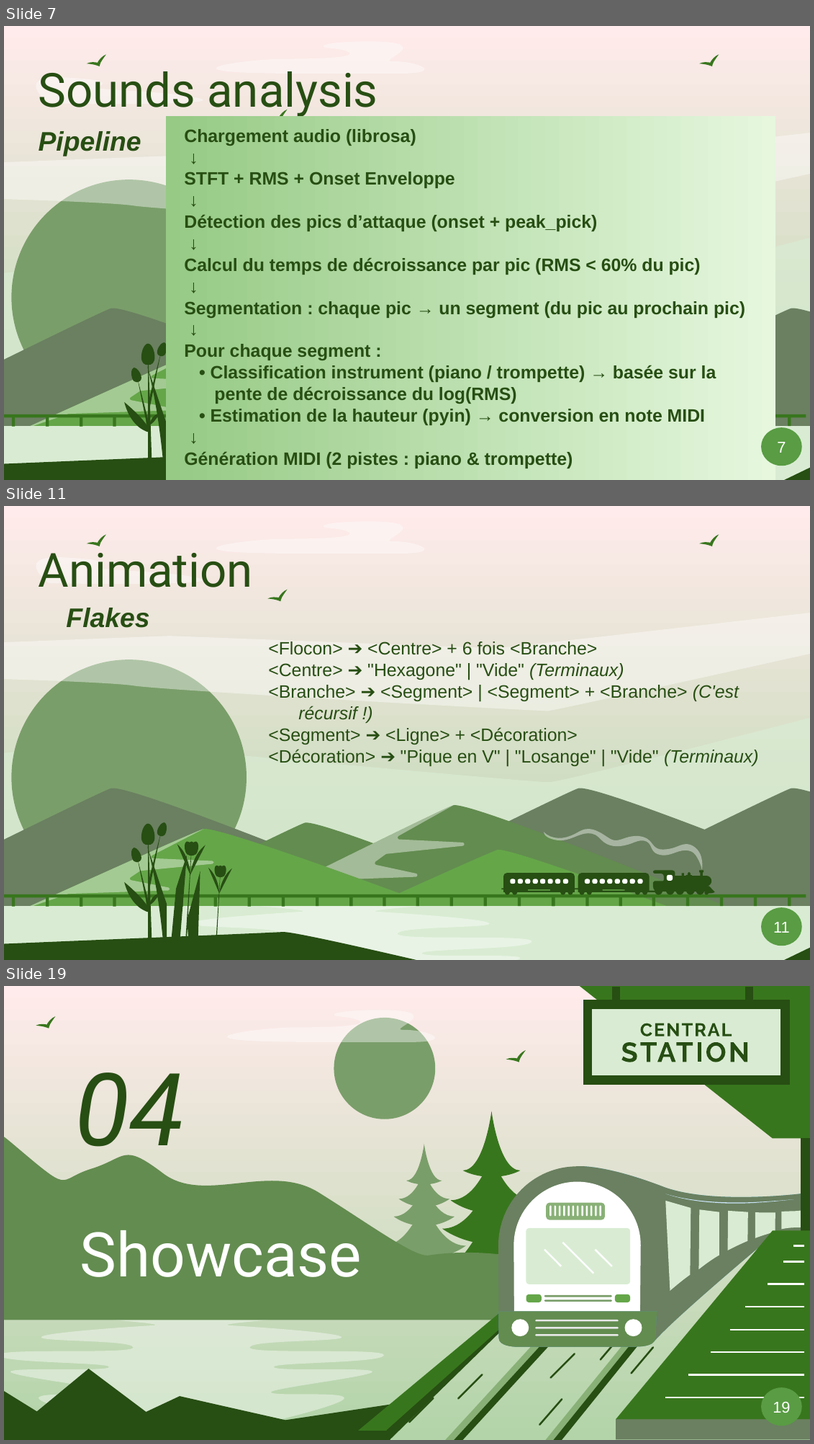
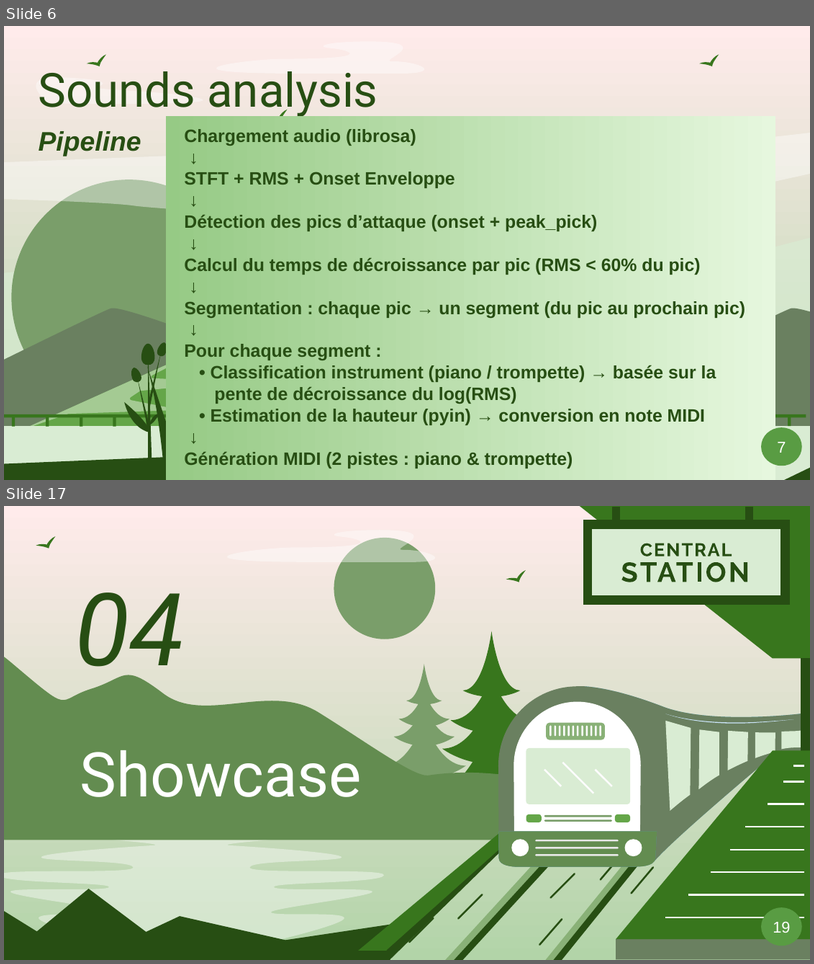
Before and after one commit to Smoother19/MusicAnimation, a slide deck: docs/presentation/PresFinal.pptx. Shown one above the other, each under a label of ours: slides 7, 11 and 19 before the commit, slides 6 and 17 after it; the slides between them are not shown. The pictures are 814x1444 and 814x964 pixels, drawn with LibreOffice and Linux fonts; fonts in the diff are those of the drawing. Boxes give left, top, right and bottom in pixels: in the first picture for what was removed or moved away, otherwise in the second. Text is boxed around its words. In the diff, an @@ line names an element or a change of style, - is before the commit and + after.

```diff
--- a/docs/presentation/PresFinal.pptx
+++ b/docs/presentation/PresFinal.pptx
@@ slide 11 removed at [4, 506, 810, 960], background gradient #FFEBEB to #B2D4A8; not listed: 88 template elements that a slide beside it also shows @@
@@ title removed at [39, 543, 253, 587] @@
-Animation
@@ freeform shape removed at [16, 557, 214, 584] @@
@@ freeform shape removed at [268, 586, 291, 608] @@
@@ freeform shape removed at [4, 613, 810, 710] @@
@@ text removed at [66, 608, 149, 628] @@
-Flakes
@@ subtitle removed at [268, 641, 759, 766] @@
-<Flocon> ➔ <Centre> + 6 fois <Branche>
-<Centre> ➔ "Hexagone" | "Vide" (Terminaux)
-<Branche> ➔ <Segment> | <Segment> + <Branche> (C'est récursif !)
-<Segment> ➔ <Ligne> + <Décoration>
-<Décoration> ➔ "Pique en V" | "Losange" | "Vide" (Terminaux)
@@ freeform shape removed at [761, 908, 802, 945] @@
-11
@@ what was slide 7 is now slide 6 @@
@@ what was slide 19 is now slide 17 @@
```
Also in this commit, not shown: 10 slides changed, 5 slides added, 6 other slides removed.
